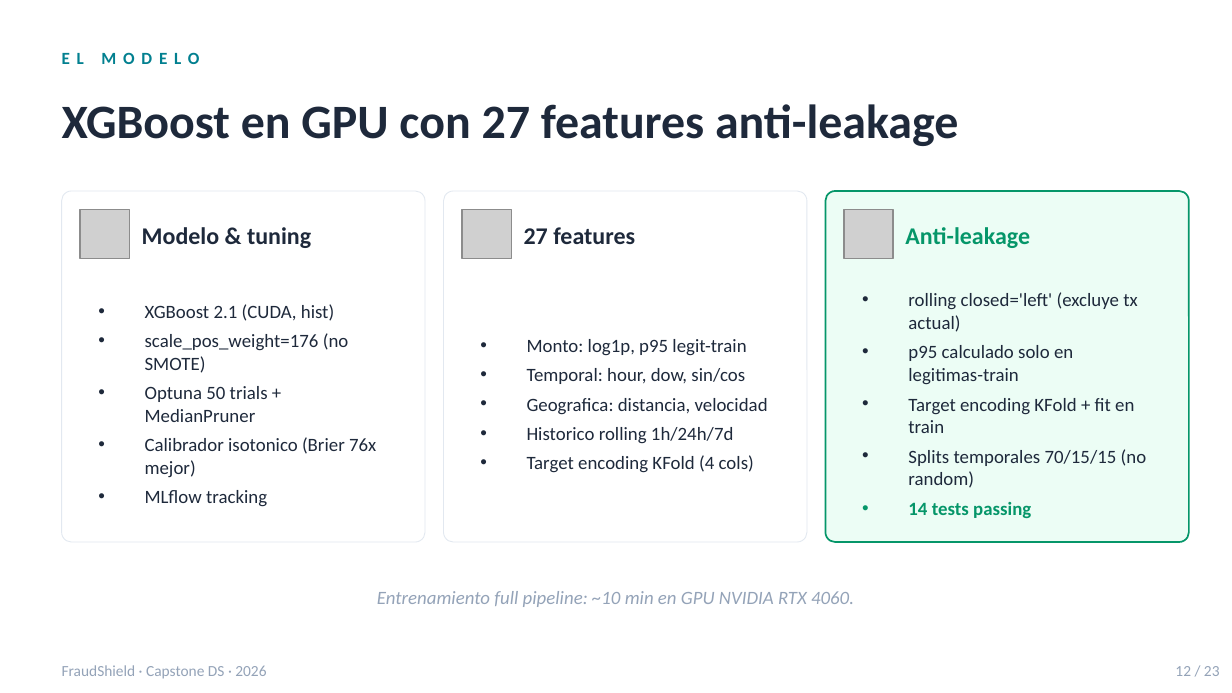
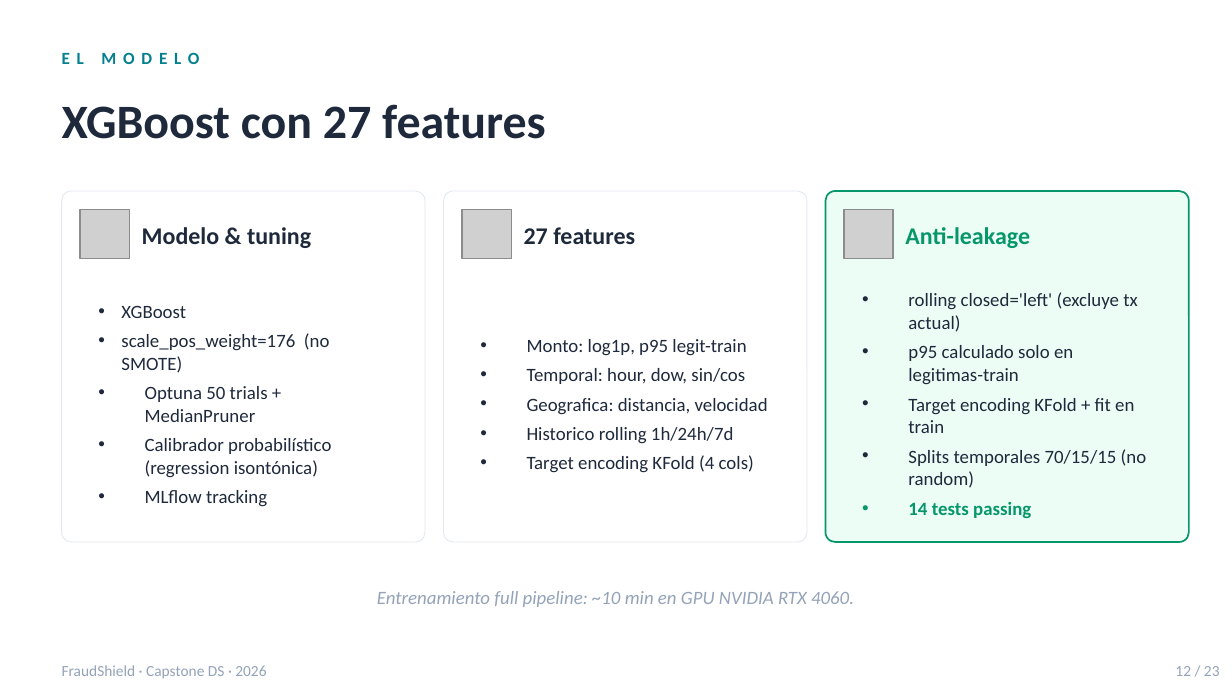
Before and after one commit to Nike2004A/fraud_transactions, a slide deck: slide 12 of docs/FraudShield_deck.pptx. Drawn at 1232x693 pixels with LibreOffice and Linux fonts; fonts in the diff are those of the drawing; grey boxes stand for pictures. Boxes give left, top, right and bottom in pixels: in the first picture for what was removed or moved away, otherwise in the second. Text is boxed around its words. In the diff, an @@ line names an element or a change of style, - is before the commit and + after.

Commit message:
Presentacion act

```diff
--- a/docs/FraudShield_deck.pptx
+++ b/docs/FraudShield_deck.pptx
@@ text at <box>62,104,545,139</box>: text changed @@
-XGBoost en GPU con 27 features anti-leakage
+XGBoost con 27 features
@@ text at <box>121,306,186,318</box>: text changed @@
-• XGBoost 2.1 (CUDA, hist)
+• XGBoost
@@ text at <box>121,333,330,373</box>: indent changed @@
@@ text at <box>145,438,331,477</box>: text changed @@
-• Calibrador isotonico (Brier 76x mejor)
+• Calibrador probabilístico (regression isontónica)
```
Also in this commit, not shown: 11 other slides changed, 2 slides added, 1 other file.
